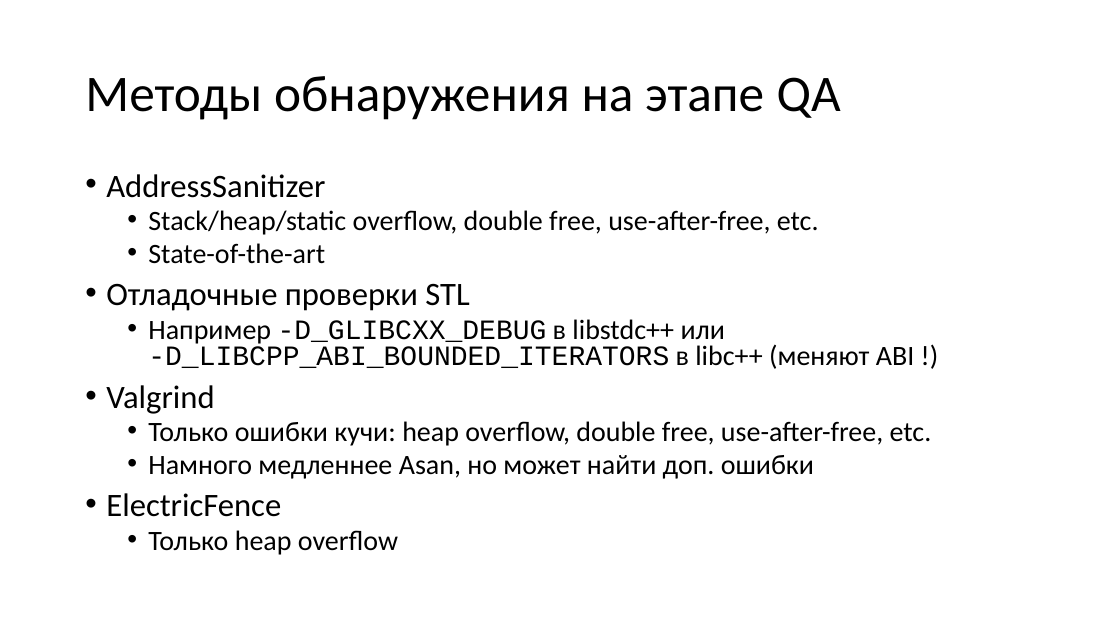
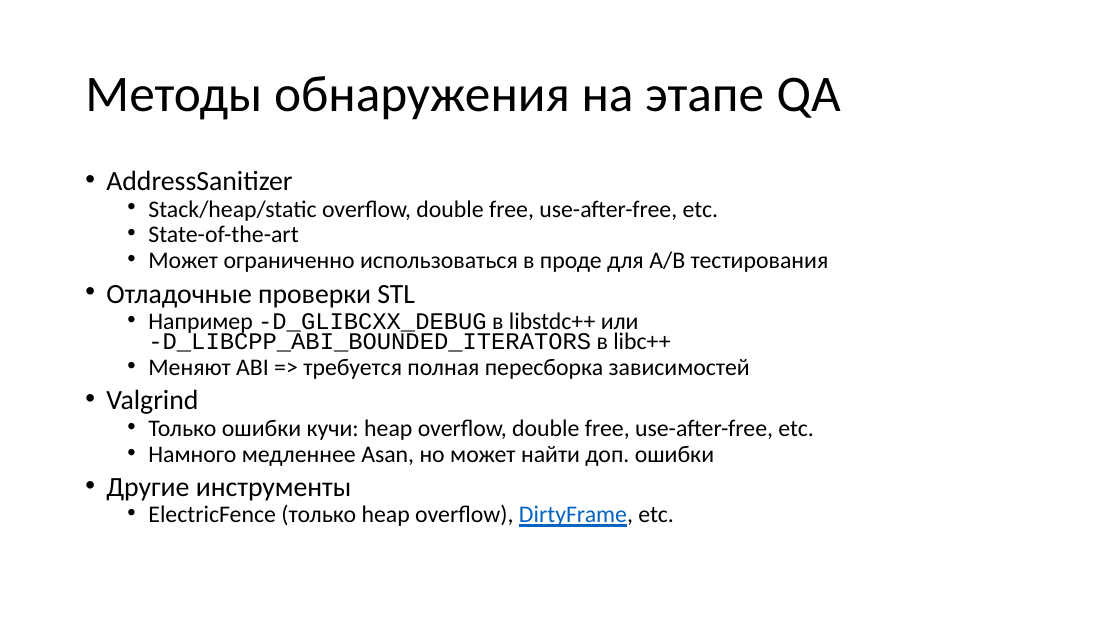
Before and after one commit to yugr/slides, a slide deck: slide 6 of CppZeroCost/2025/RU.pptx. Drawn at 1120x630 pixels with LibreOffice and Linux fonts; fonts in the diff are those of the drawing. Boxes give left, top, right and bottom in pixels: in the first picture for what was removed or moved away, otherwise in the second. Text is boxed around its words. In the diff, an @@ line names an element or a change of style, - is before the commit and + after.

```diff
--- a/CppZeroCost/2025/RU.pptx
+++ b/CppZeroCost/2025/RU.pptx
@@ text at (106,170,813,466): size 28 to 23.8 pt in "AddressSanitizer", "Отладочные проверки STL", "Valgrind"; size 24 to 20.4 pt in "Stack/heap/static overflow, double free, use-after-free, etc ...", "State-of-the-art", "Только ошибки кучи: heap overflow, double free, ...", "Намного медленнее Asan, но может найти доп. ..."; line spacing 0.8 to 0.7 @@
@@ text at (148,251,829,272): paragraph added @@
+  • Может ограниченно использоваться в проде для A/B тестирования
@@ text at (148,312,750,379): text changed; size 24 to 20.4 pt; font Courier New to Calibri @@
-  • Например -D_GLIBCXX_DEBUG в libstdc++ или -D_LIBCPP_ABI_BOUNDED_ITERATORS в libc++ (меняют ABI !)
+  • Например -D_GLIBCXX_DEBUG в libstdc++ или -D_LIBCPP_ABI_BOUNDED_ITERATORS в libc++
+  • Меняют ABI => требуется полная пересборка зависимостей
@@ text at (106,478,673,527): text changed; size 24 to 20.4 pt @@
-• ElectricFence
-  • Только heap overflow
+• Другие инструменты
+  • ElectricFence (только heap overflow), DirtyFrame, etc.
```
Also in this commit, not shown: 2 other slides changed, 2 other files.
